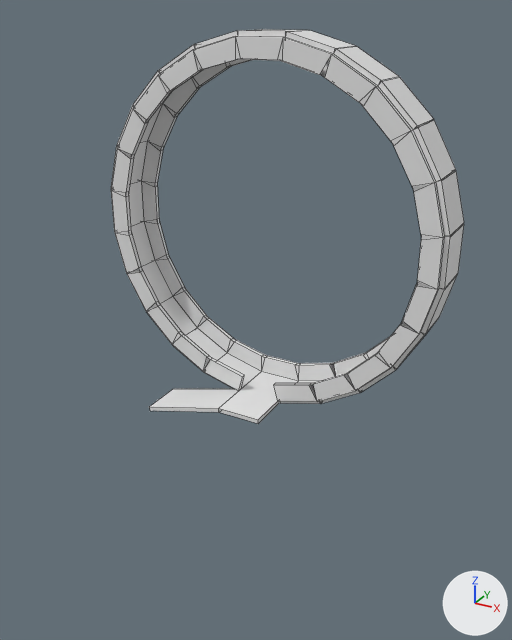
The Blender file Blender/map.blend as it was, and as the next commit left it.
The view is the same before and after, from a 50 mm lens placed at (95.8, -130.1, 86.0), pointed at (39.5, -27.8, 34.8). Every picture has the same lights, and +X, +Y and +Z are marked at lower right. Mesh edges are drawn as thin lines.

In view in the first picture: 'c.001', 'c.002', 'c.009', 'c.010', 'c.011', 'c.012', 'c.038', 'c.040', 'c.042', 'c.044', 'c.046', 'c.048'.
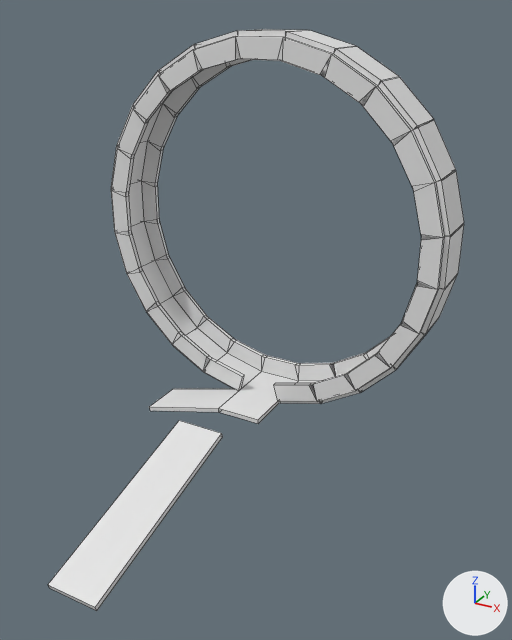
Boxes [x1, y1, x2, y2] around the edits, measured in the pictures (512 x 640 px):
'c.072', added
    after: [48, 420, 223, 611]

The change, as a diff of the scene's bpy script:
```diff
--- a/Blender/map.blend.py
+++ b/Blender/map.blend.py
@@ ob_c_072 @@
+ob_c_072 = bpy.data.objects.new('c.072', me_cube_134.copy())  # the mesh of ob_c_000
+ob_c_072.location = (28.0, -49.0, 4.4)
+ob_c_072.rotation_euler = (0.262, 0.0, 0.0)  # degrees (15, 0, 0)
+ob_c_072.scale = (5.0, 20.0, 0.5)
```
